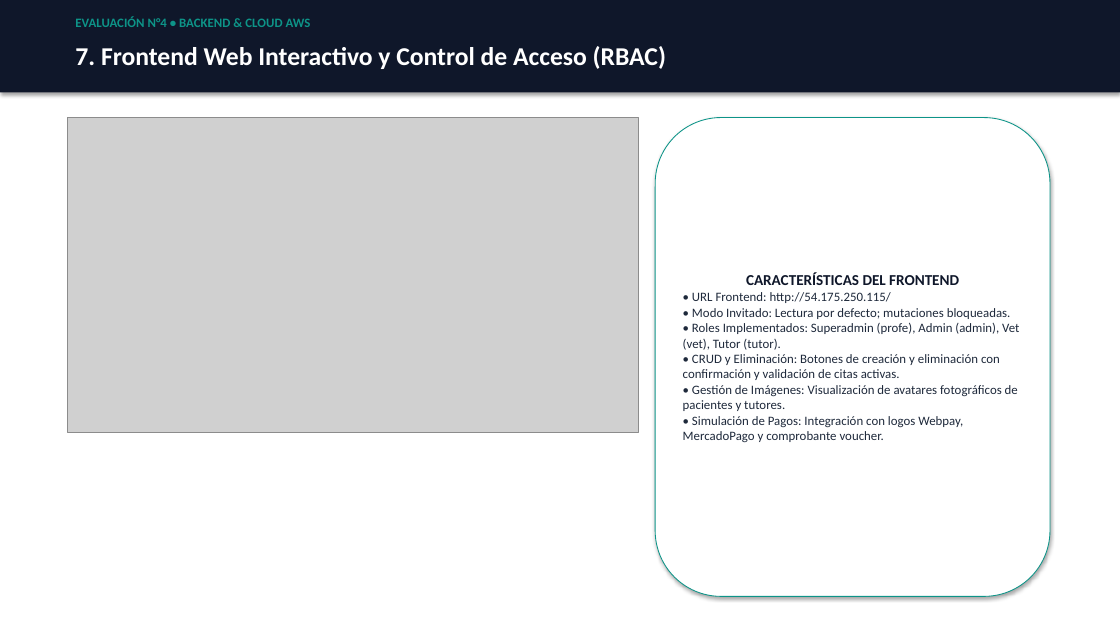
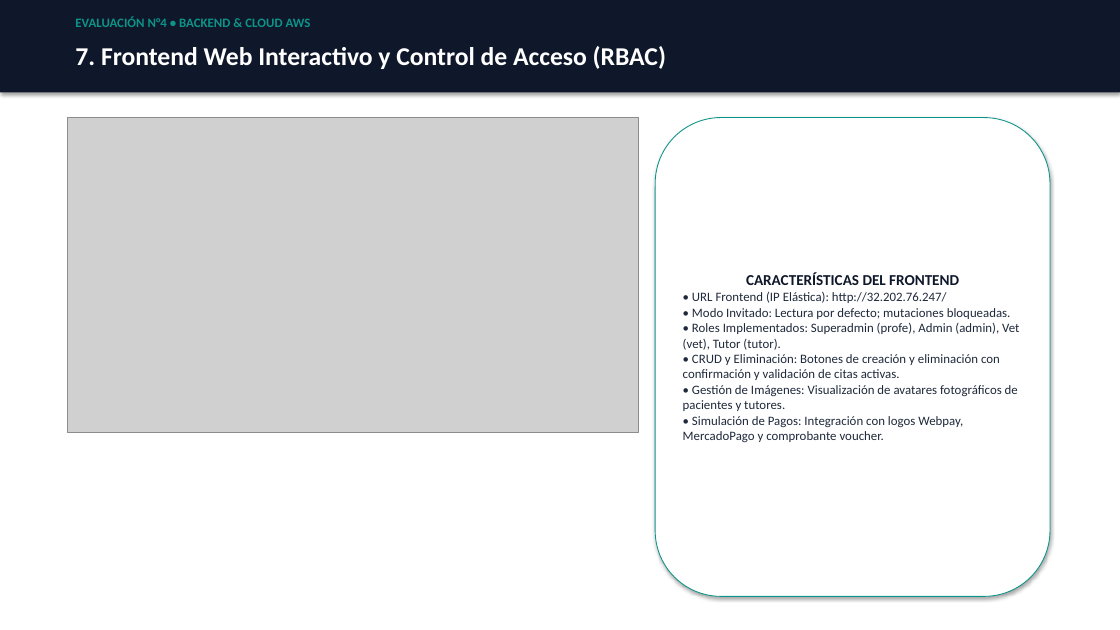
Before and after one commit to sebatmail/AWS-BACKEND-4, a slide deck: slide 8 of docs/PRESENTACION_EVALUACION_4_SEBASTIAN_TORRES.pptx. Drawn at 1120x630 pixels with LibreOffice and Linux fonts; fonts in the diff are those of the drawing; grey boxes stand for pictures. Boxes give left, top, right and bottom in pixels: in the first picture for what was removed or moved away, otherwise in the second. Text is boxed around its words. In the diff, an @@ line names an element or a change of style, - is before the commit and + after.

Commit message:
docs: actualizar presentación PPTX con IPs elásticas

```diff
--- a/docs/PRESENTACION_EVALUACION_4_SEBASTIAN_TORRES.pptx
+++ b/docs/PRESENTACION_EVALUACION_4_SEBASTIAN_TORRES.pptx
@@ text in rounded rectangle at <box>692,292,947,303</box>: text changed @@
-• URL Frontend: http://54.175.250.115/
+• URL Frontend (IP Elástica): http://32.202.76.247/
```
Also in this commit, not shown: 5 other slides changed.
